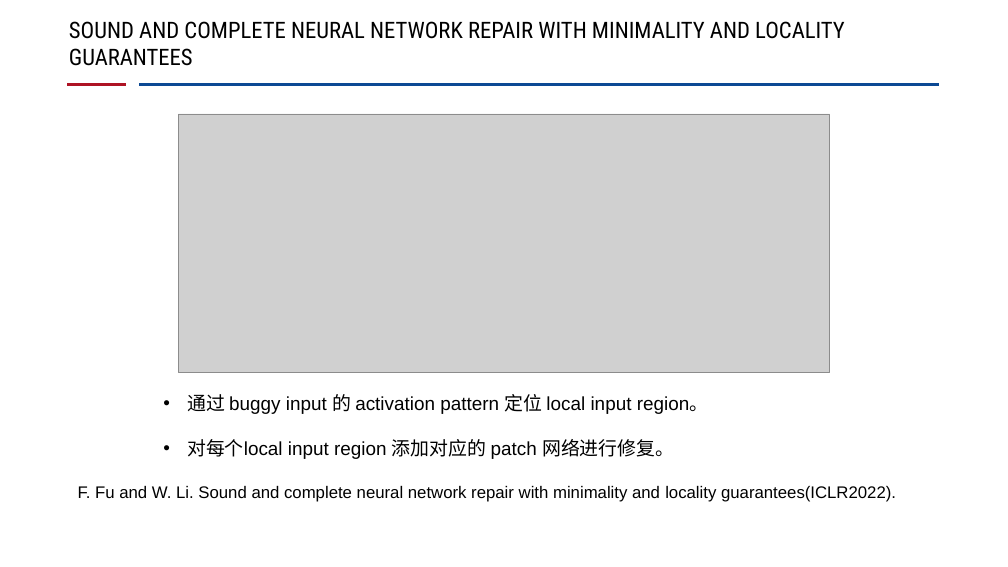
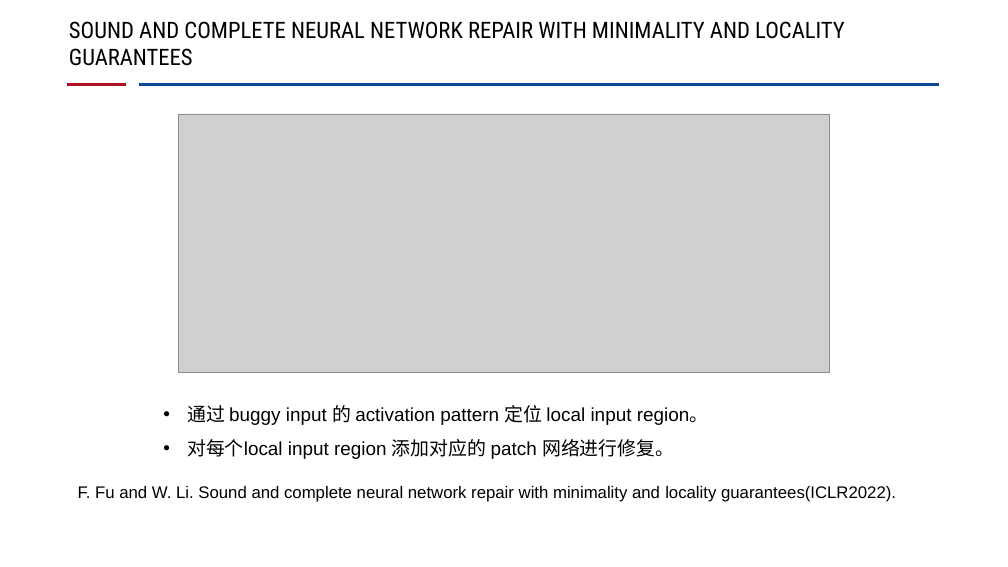
Before and after one commit to CRhapsody/Presentation_Slides, a slide deck: slide 6 of 神经网络修复工作进展.pptx. Drawn at 1008x567 pixels with LibreOffice and Linux fonts; fonts in the diff are those of the drawing; grey boxes stand for pictures; background and template pictures are left out. Boxes give left, top, right and bottom in pixels: in the first picture for what was removed or moved away, otherwise in the second. Text is boxed around its words. In the diff, an @@ line names an element or a change of style, - is before the commit and + after.

```diff
--- a/神经网络修复工作进展.pptx
+++ b/神经网络修复工作进展.pptx
@@ text "通过 buggy input 的 activation ..." at bbox=[187, 405, 708, 459]: line spacing 1 to 1.5 @@
```
Also in this commit, not shown: 3 other slides changed, 2 slides added, 1 slide removed.
